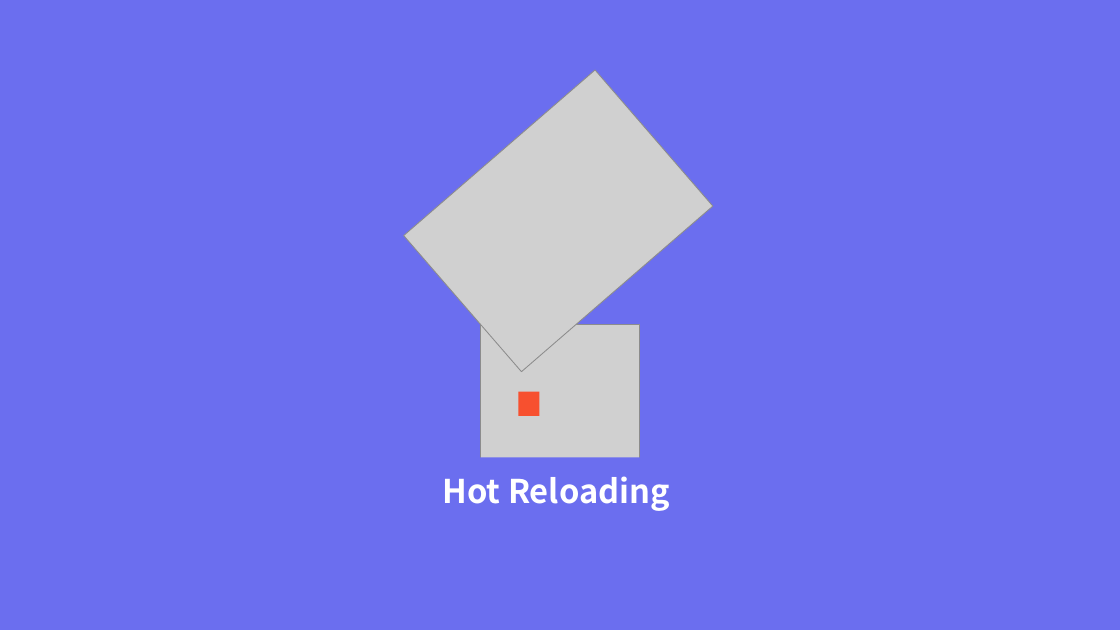
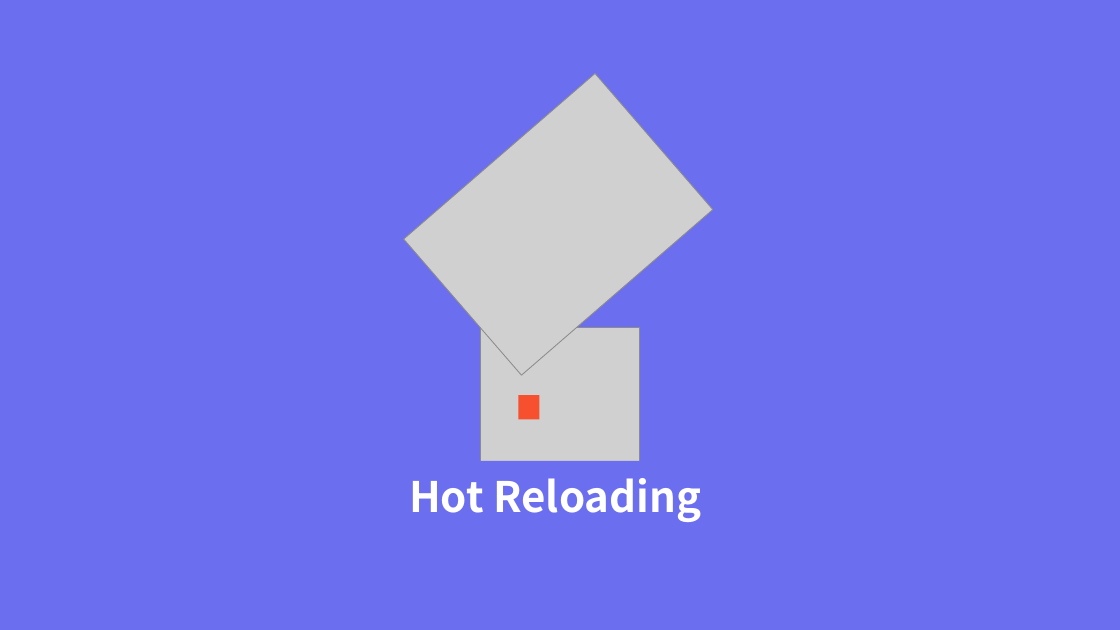
Before and after one commit to KoEonYack/Tistory-Coveant, a slide deck: slide 4 of Article/GO/gin-gonic_hot_reloading/img/img.pptx. Drawn at 1120x630 pixels with LibreOffice and Linux fonts; fonts in the diff are those of the drawing; grey boxes stand for pictures; background and template pictures are left out. Boxes give left, top, right and bottom in pixels: in the first picture for what was removed or moved away, otherwise in the second. Text is boxed around its words. In the diff, an @@ line names an element or a change of style, - is before the commit and + after.

```diff
--- a/Article/GO/gin-gonic_hot_reloading/img/img.pptx
+++ b/Article/GO/gin-gonic_hot_reloading/img/img.pptx
@@ picture: place and size @@
-picture at [403,70,712,371]
+picture at [403,73,712,375]
@@ picture: place and size @@
-picture at [481,324,640,484]
+picture at [481,328,640,487]
@@ text "Hot Reloading": place and size @@
-text "Hot Reloading" at [443,476,670,511]
+text "Hot Reloading" at [409,478,701,522]
@@ text "Hot Reloading" at [409,478,701,522]: size 28 to 36 pt @@
```
Also in this commit, not shown: 2 other files.
